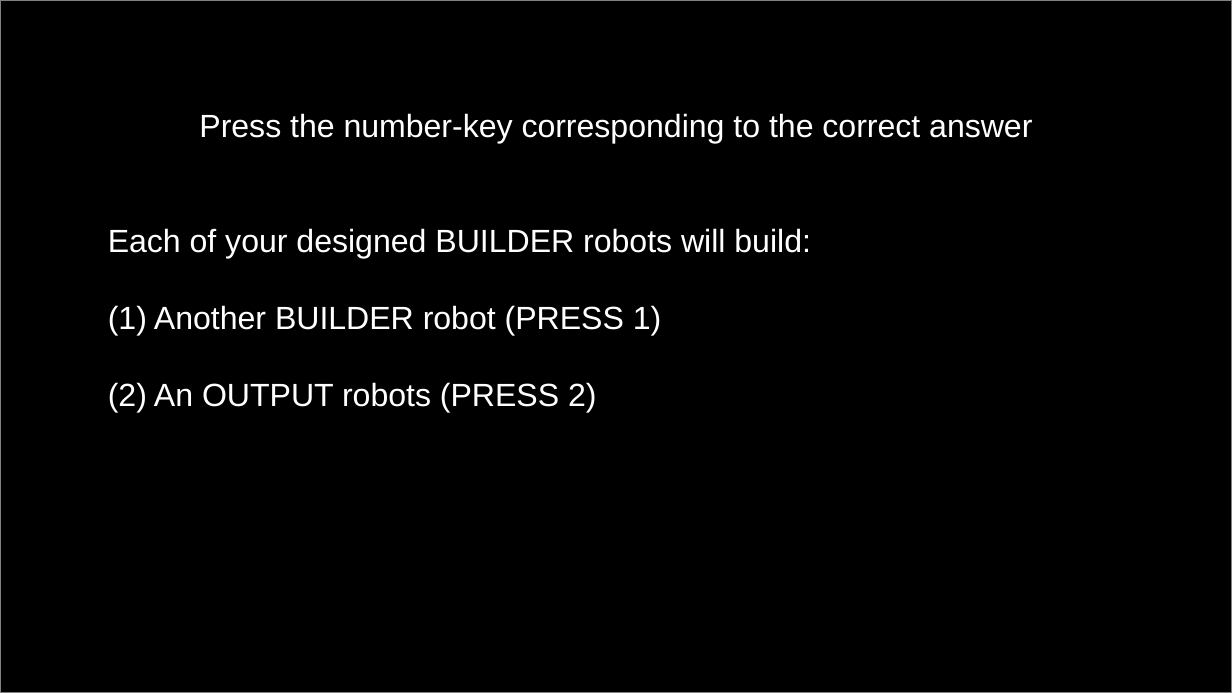
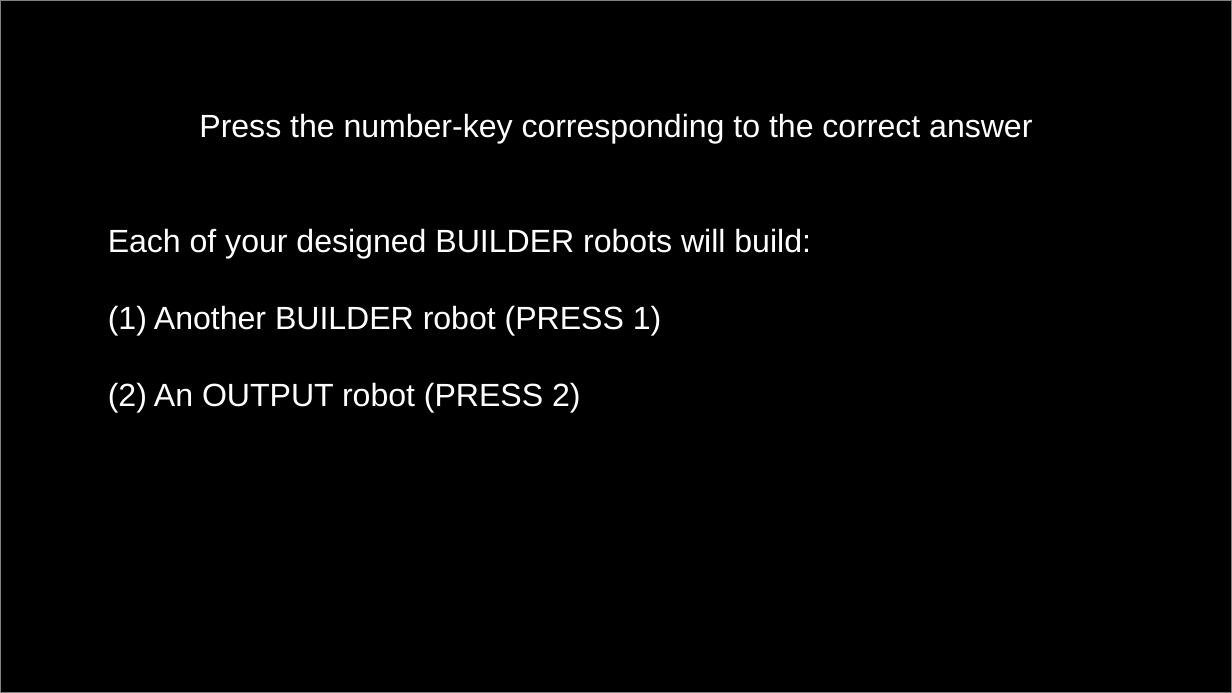
Before and after one commit to BakkourLabRepo/feat-predict_robot-builder-task-psychopy, a slide deck: slide 3 of img/pptx/training-comprehension.pptx. Drawn at 1232x693 pixels with LibreOffice and Linux fonts; fonts in the diff are those of the drawing. Boxes give left, top, right and bottom in pixels: in the first picture for what was removed or moved away, otherwise in the second. Text is boxed around its words. In the diff, an @@ line names an element or a change of style, - is before the commit and + after.

```diff
--- a/img/pptx/training-comprehension.pptx
+++ b/img/pptx/training-comprehension.pptx
@@ text at <box>154,382,581,413</box>: text changed @@
-(2) An OUTPUT robots (PRESS 2)
+(2) An OUTPUT robot (PRESS 2)
```
Also in this commit, not shown: 42 other files.
